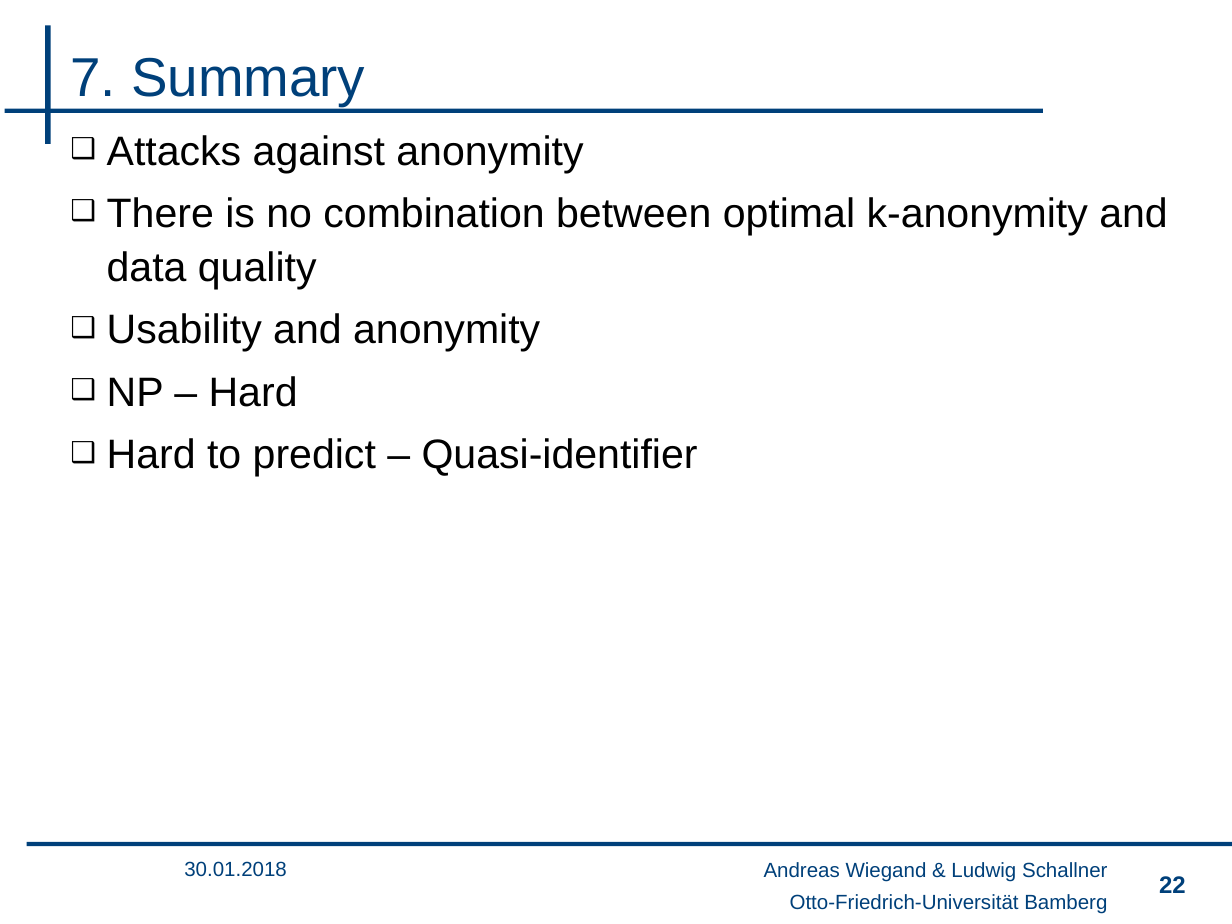
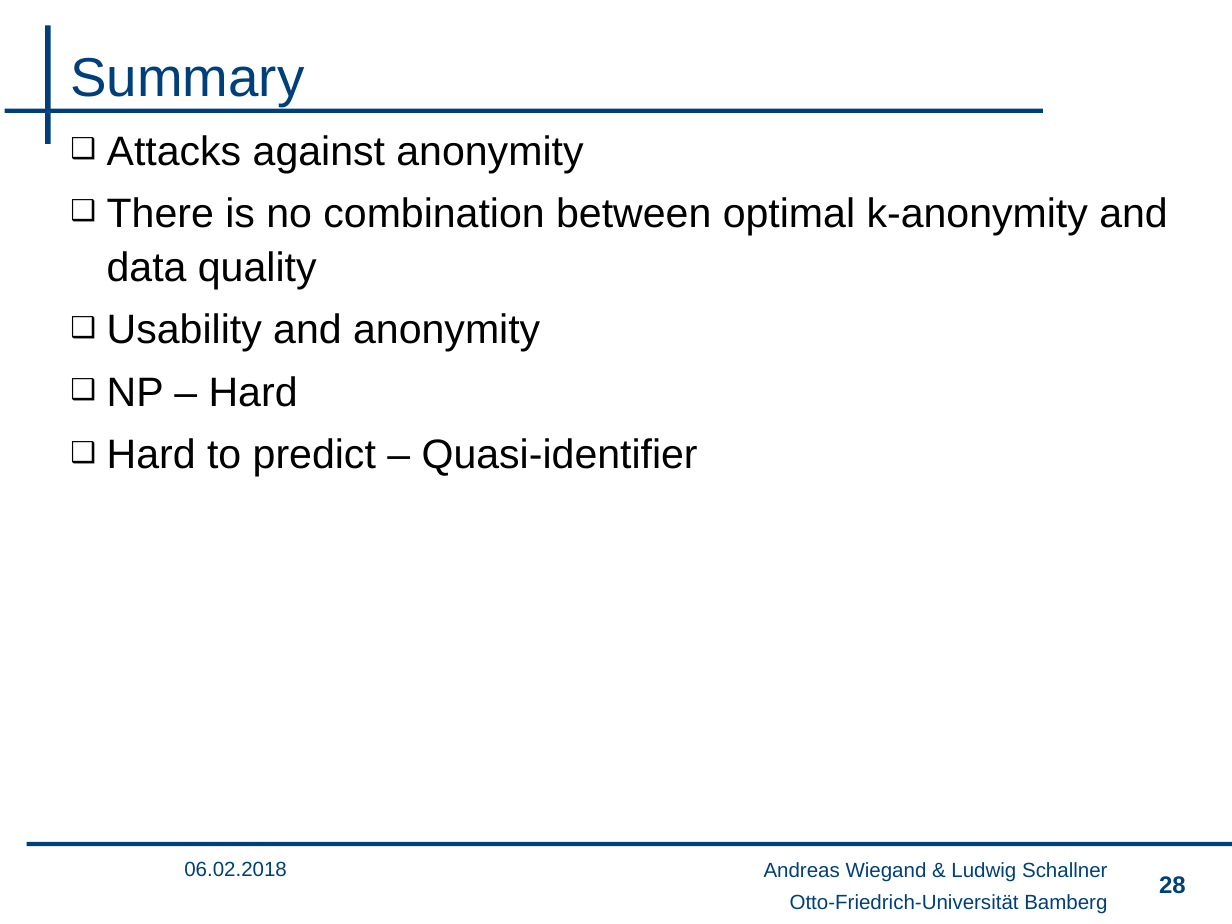
Before and after one commit to wsgan001/PSI-MSem, a slide deck: slide 28 of presentation/sicherheits_final_anV3.pptx (slide 22 before the commit). Drawn at 1232x924 pixels with LibreOffice and Linux fonts; fonts in the diff are those of the drawing; background and template pictures are left out. Boxes give left, top, right and bottom in pixels: in the first picture for what was removed or moved away, otherwise in the second. Text is boxed around its words. In the diff, an @@ line names an element or a change of style, - is before the commit and + after.

```diff
--- a/presentation/sicherheits_final_anV3.pptx
+++ b/presentation/sicherheits_final_anV3.pptx
@@ title at [70,57,304,106]: text changed @@
-7. Summary
+Summary
@@ text at [184,861,287,877]: text changed @@
-30.01.2018
+06.02.2018
@@ page number at [1159,876,1186,894]: text changed @@
-22
+28
```
Also in this commit, not shown: 20 other slides changed, 6 slides added.
